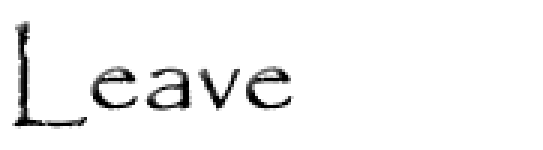
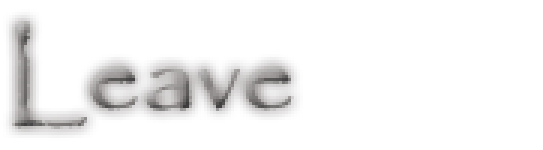
Layer changes from the first 543x150 image to the second:
added layer "Layer 8" above "Layer 5" over left=3, top=12, right=303, bottom=138
hid "Layer 5" over left=3, top=12, right=303, bottom=138
